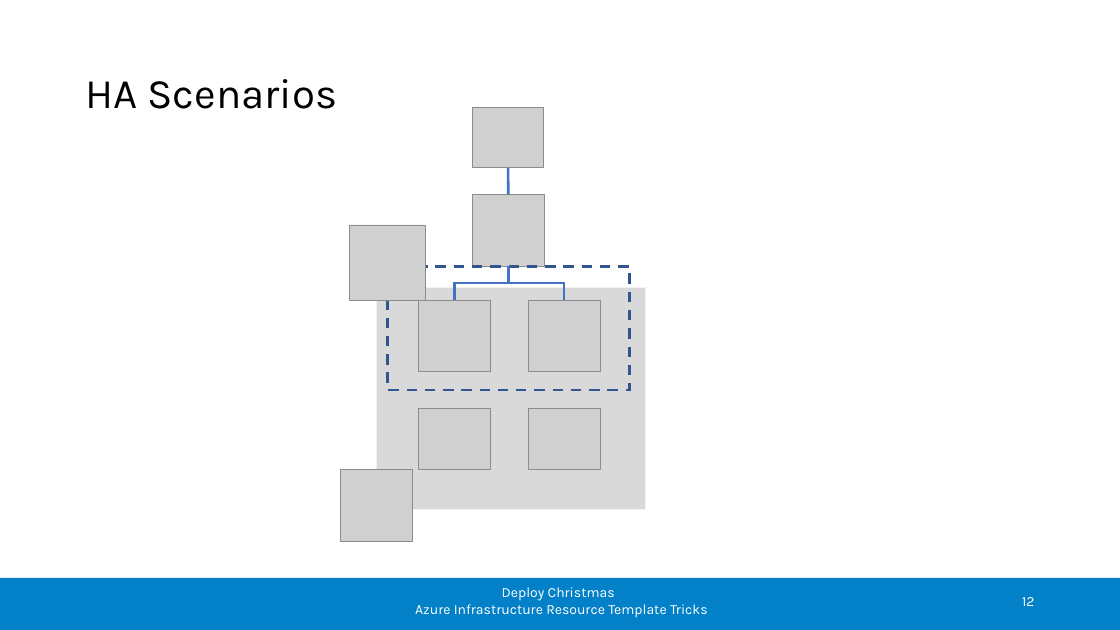
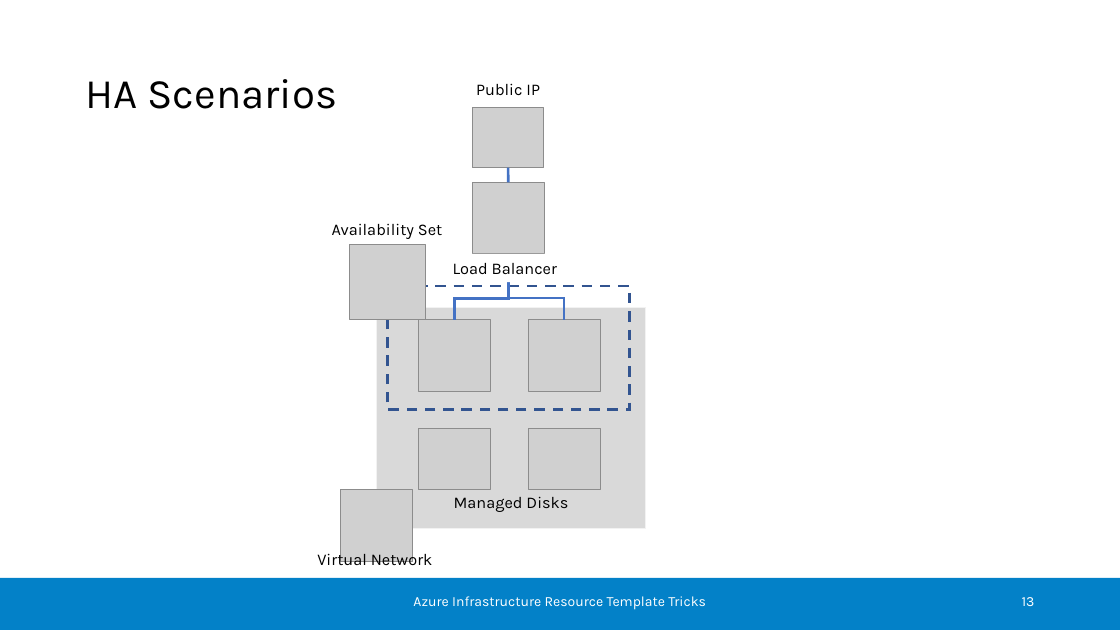
Before and after one commit to ceterion/ct.arm.meetup.deploychristmas, a slide deck: slide 13 of meetup-slides.pptx (slide 12 before the commit). Drawn at 1120x630 pixels with LibreOffice and Linux fonts; fonts in the diff are those of the drawing; grey boxes stand for pictures; background and template pictures are left out. Boxes give left, top, right and bottom in pixels: in the first picture for what was removed or moved away, otherwise in the second. Text is boxed around its words. In the diff, an @@ line names an element or a change of style, - is before the commit and + after.

Commit message:
Slides Naming conventions and Nested Deployments have been added

```diff
--- a/meetup-slides.pptx
+++ b/meetup-slides.pptx
@@ text added at <box>476,83,540,95</box>, 14 pt, text #000000 @@
+Public IP
@@ line moved from (508, 195) - (508, 168) to (508, 182) - (508, 168) @@
@@ picture: place and size @@
-picture at <box>472,195,544,266</box>
+picture at <box>472,182,544,254</box>
@@ text added at <box>332,223,442,239</box>, 14 pt, text #000000 @@
+Availability Set
@@ rectangle added at <box>431,254,578,282</box>, fill #FFFFFF, 14 pt, text #000000 @@
+Load Balancer
@@ elbow line moved from (455, 300) - (508, 266) to (455, 319) - (508, 254) @@
@@ elbow line moved from (565, 300) - (508, 266) to (565, 319) - (508, 254) @@
@@ 6 pictures, 2 rectangles: place and size @@
-6 pictures, 2 rectangles at <box>341,225,645,541</box>
+6 pictures, 2 rectangles at <box>341,245,645,561</box>
@@ text added at <box>454,497,568,512</box>, 14 pt, text #000000 @@
+Managed Disks
@@ text added at <box>317,551,433,570</box>, 14 pt, text #000000 @@
+Virtual Network
@@ text at <box>502,587,615,601</box>: paragraph removed @@
-Deploy Christmas
@@ page number at <box>1022,597,1035,606</box>: text changed @@
-12
+13
```
Also in this commit, not shown: 12 other slides changed, 2 slides added.
